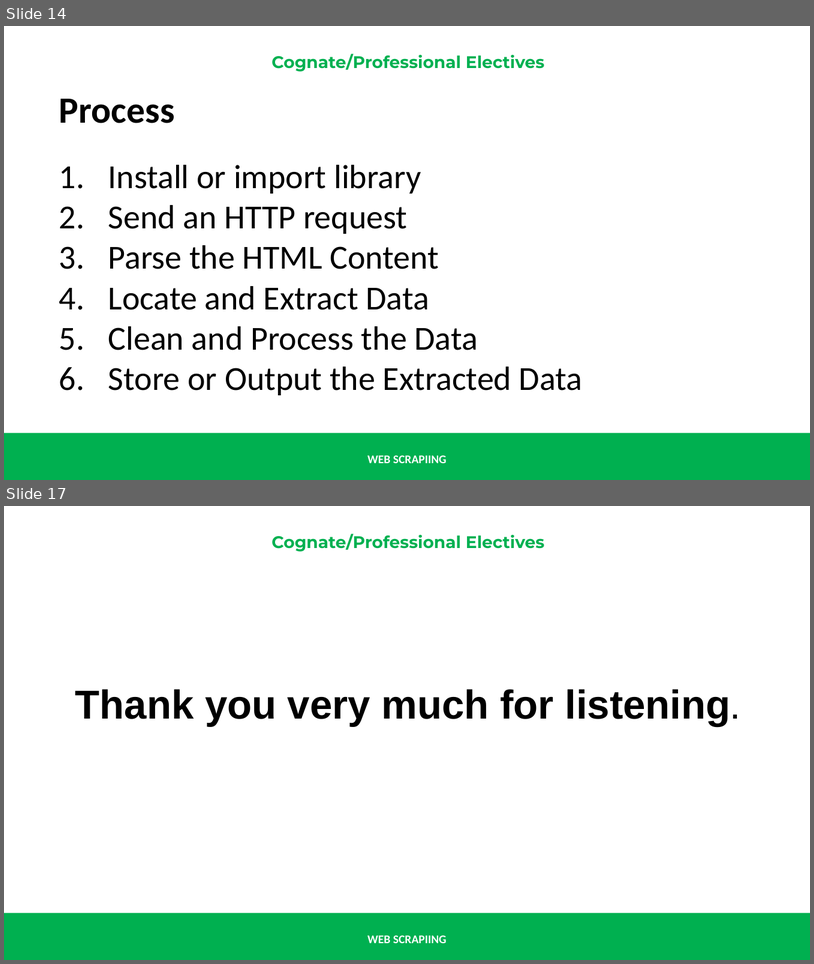
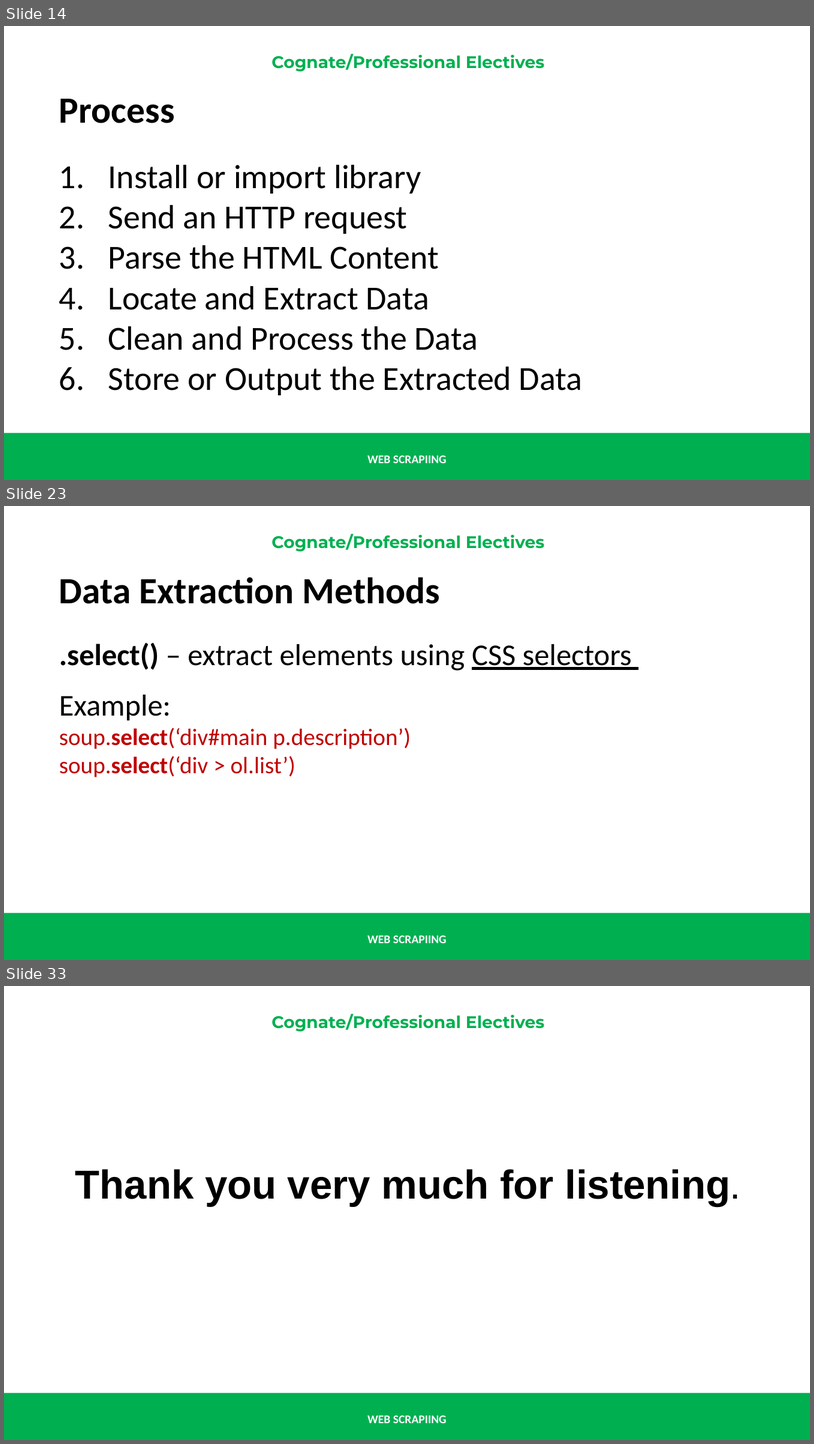
Before and after one commit to renatomaaliw3/public_files, a slide deck: CPE Electives (1 - 3)/01. Lectures Notebook/00. Presentations & Text Books/01. Electives 1 to 3/06.5 Web Scraping.pptx. Shown one above the other, each under a label of ours: slides 14 and 17 before the commit, slides 14, 23 and 33 after it; the slides between them are not shown. The pictures are 814x964 and 814x1444 pixels, drawn with LibreOffice and Linux fonts; fonts in the diff are those of the drawing. Boxes give left, top, right and bottom in pixels: in the first picture for what was removed or moved away, otherwise in the second. Text is boxed around its words. In the diff, an @@ line names an element or a change of style, - is before the commit and + after.

```diff
--- a/CPE Electives (1 - 3)/01. Lectures Notebook/00. Presentations & Text Books/01. Electives 1 to 3/06.5 Web Scraping.pptx
+++ b/CPE Electives (1 - 3)/01. Lectures Notebook/00. Presentations & Text Books/01. Electives 1 to 3/06.5 Web Scraping.pptx
@@ slide 23 added at (x1=4, y1=506, x2=810, y2=960), background #FFFFFF; not listed: 3 template elements that a slide beside it also shows @@
@@ text added at (x1=59, y1=577, x2=632, y2=777), 28 pt, text #000000 @@
+Data Extraction Methods
+.select() – extract elements using CSS selectors
+Example:
+soup.select(‘div#main p.description’)
+soup.select(‘div > ol.list’)
@@ what was slide 17 is now slide 33 @@
```
Also in this commit, not shown: 1 slide changed, 16 other slides added, 1 slide removed.
